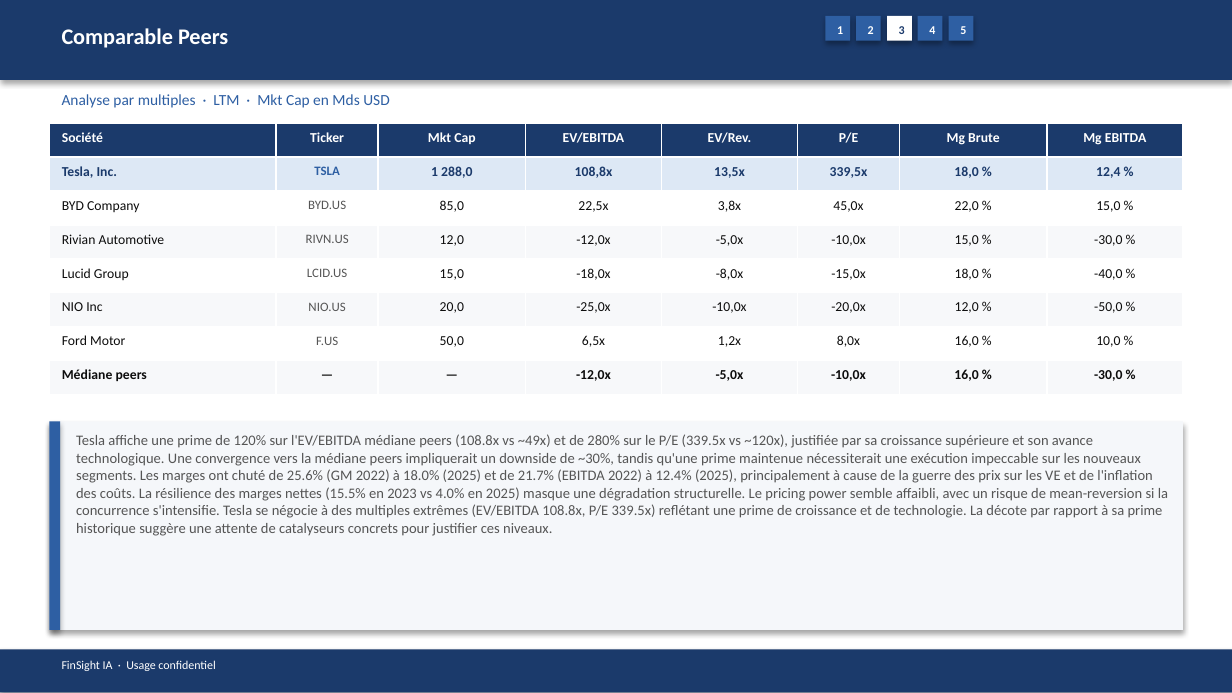
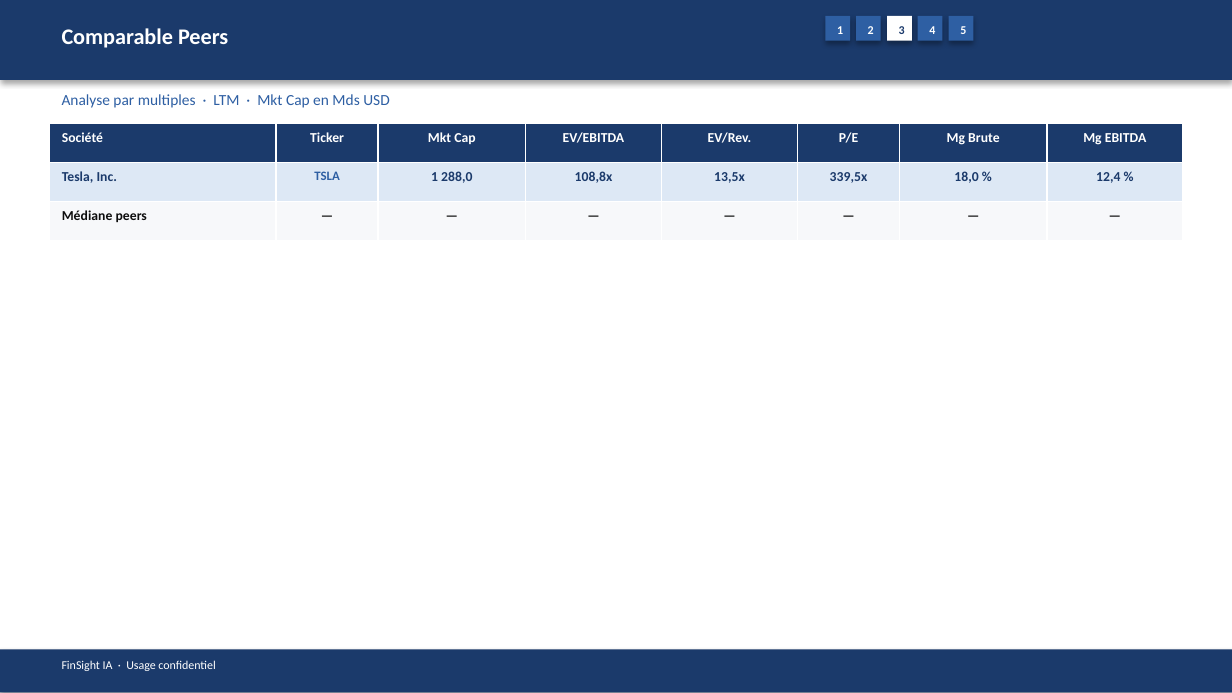
Before and after one commit to baptistejeh07-art/finsight-ia, a slide deck: slide 13 of preview/TSLA/TSLA_pitchbook.pptx. Drawn at 1232x693 pixels with LibreOffice and Linux fonts; fonts in the diff are those of the drawing. Boxes give left, top, right and bottom in pixels: in the first picture for what was removed or moved away, otherwise in the second. Text is boxed around its words. In the diff, an @@ line names an element or a change of style, - is before the commit and + after.

```diff
--- a/preview/TSLA/TSLA_pitchbook.pptx
+++ b/preview/TSLA/TSLA_pitchbook.pptx
@@ table at [49, 123, 1183, 240] @@
-row 3: BYD Company | BYD.US | 85,0 | 22,5x | 3,8x | 45,0x | 22,0 % | 15,0 %
-row 4: Rivian Automotive | RIVN.US | 12,0 | -12,0x | -5,0x | -10,0x | 15,0 % | -30,0 %
-row 5: Lucid Group | LCID.US | 15,0 | -18,0x | -8,0x | -15,0x | 18,0 % | -40,0 %
-row 6: NIO Inc | NIO.US | 20,0 | -25,0x | -10,0x | -20,0x | 12,0 % | -50,0 %
-row 7: Ford Motor | F.US | 50,0 | 6,5x | 1,2x | 8,0x | 16,0 % | 10,0 %
-row 8: Médiane peers | — | — | -12,0x | -5,0x | -10,0x | 16,0 % | -30,0 %
+row 3: Médiane peers | — | — | — | — | — | — | —
@@ rectangle removed at [49, 421, 1183, 630] @@
@@ rectangle removed at [49, 421, 60, 630] @@
@@ text removed at [76, 434, 1168, 536] @@
-Tesla affiche une prime de 120% sur l'EV/EBITDA médiane peers (108.8x vs ~49x) et de 280% sur le P/E (339.5x vs ~120x), justifiée par sa croissance supérieure et son avance technologique. Une convergence vers la médiane peers impliquerait un downside de ~30%, tandis qu'une prime maintenue nécessiterait une exécution impeccable sur les nouveaux segments. Les marges ont chuté de 25.6% (GM 2022) à 18.0% (2025) et de 21.7% (EBITDA 2022) à 12.4% (2025), principalement à cause de la guerre des prix sur les VE et de l'inflation des coûts. La résilience des marges nettes (15.5% en 2023 vs 4.0% en 2025) masque une dégradation structurelle. Le pricing power semble affaibli, avec un risque de mean-reversion si la concurrence s'intensifie. Tesla se négocie à des multiples extrêmes (EV/EBITDA 108.8x, P/E 339.5x) reflétant une prime de croissance et de technologie. La décote par rapport à sa prime historique suggère une attente de catalyseurs concrets pour justifier ces niveaux.
```
Also in this commit, not shown: 17 other slides changed, 4 other files.
